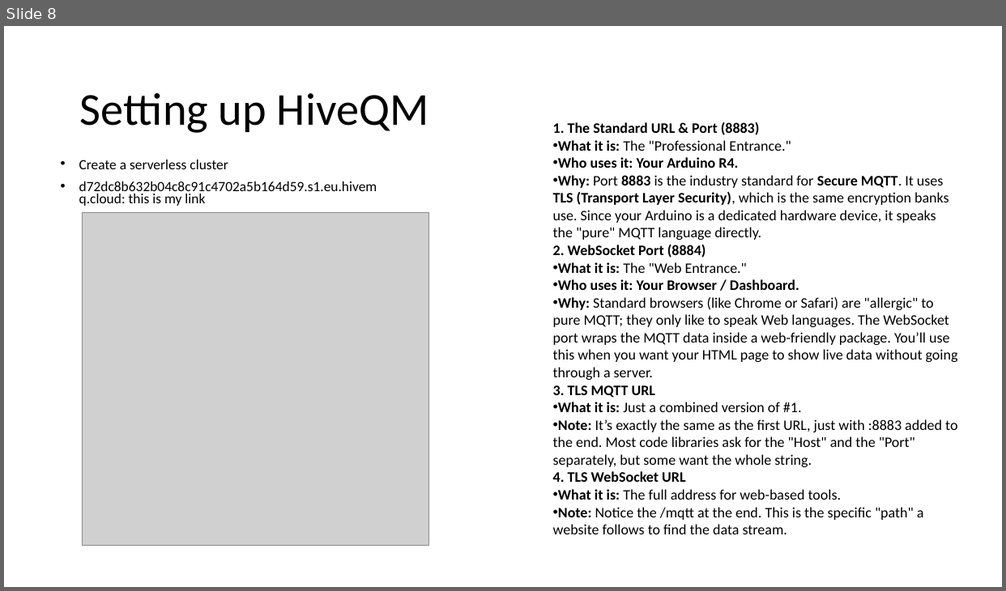
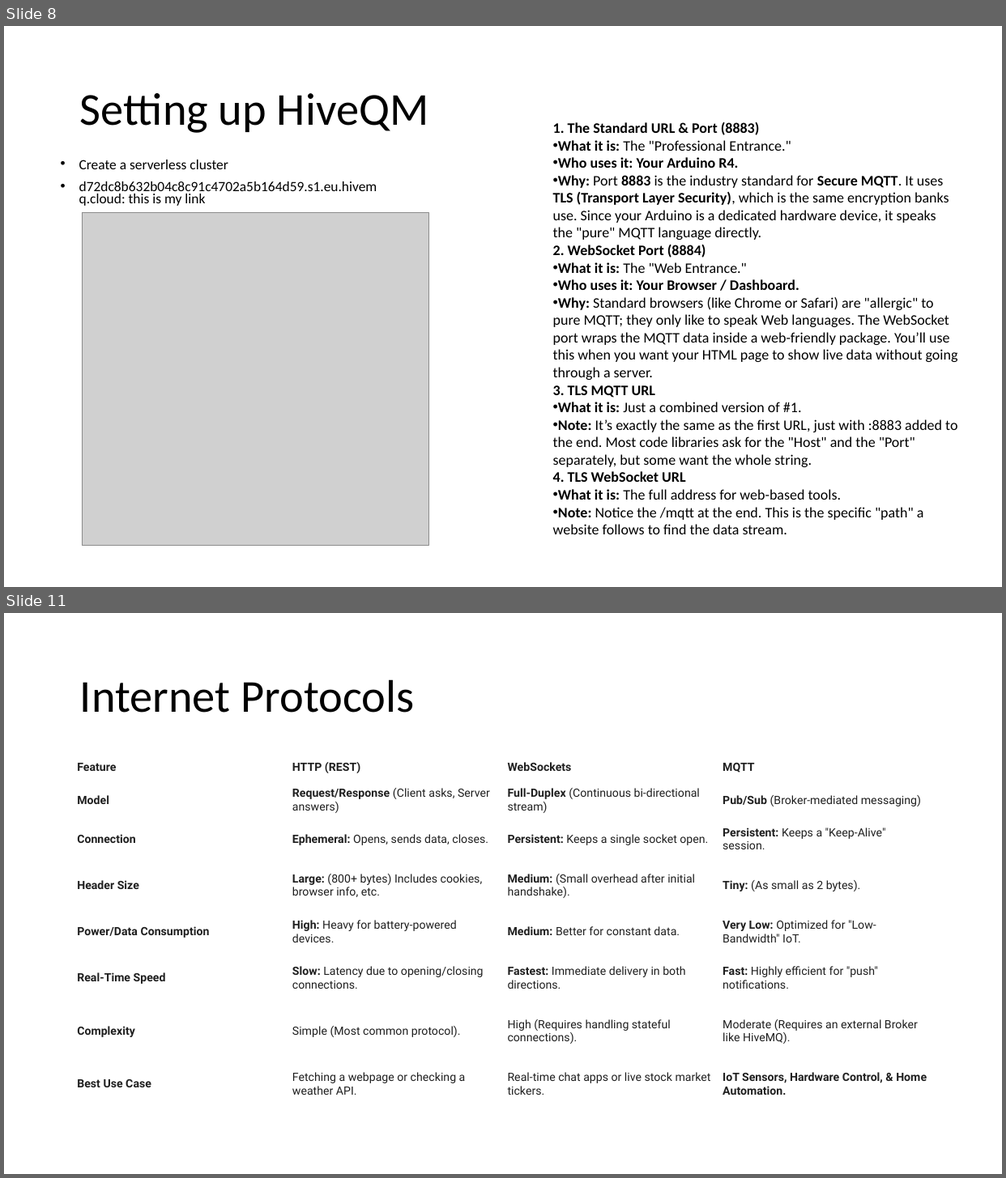
Before and after one commit to ASaab1982/000_HeaterProject, a slide deck: 008_HiveMQCloud/Principe.pptx. Shown one above the other, each under a label of ours: slide 8 before the commit, slides 8 and 11 after it; the slides between them are not shown. The pictures are 1006x591 and 1006x1178 pixels, drawn with LibreOffice and Linux fonts; fonts in the diff are those of the drawing; grey boxes stand for pictures. Boxes give left, top, right and bottom in pixels: in the first picture for what was removed or moved away, otherwise in the second. Text is boxed around its words. In the diff, an @@ line names an element or a change of style, - is before the commit and + after.

```diff
--- a/008_HiveMQCloud/Principe.pptx
+++ b/008_HiveMQCloud/Principe.pptx
@@ slide 11 added at [4,613,1002,1174], background #FFFFFF @@
@@ title added at [80,679,414,713], 44 pt, text #000000 @@
+Internet Protocols
@@ table added at [73,755,936,1111], 8 rows, 4 columns @@
+Feature | HTTP (REST) | WebSockets | MQTT
+Model | Request/Response (Client asks, Server answers) | Full-Duplex (Continuous bi-directional stream) | Pub/Sub (Broker-mediated messaging)
+Connection | Ephemeral: Opens, sends data, closes. | Persistent: Keeps a single socket open. | Persistent: Keeps a "Keep-Alive" session.
+Header Size | Large: (800+ bytes) Includes cookies, browser info, etc. | Medium: (Small overhead after initial handshake). | Tiny: (As small as 2 bytes).
+Power/Data Consumption | High: Heavy for battery-powered devices. | Medium: Better for constant data. | Very Low: Optimized for "Low-Bandwidth" IoT.
+Real-Time Speed | Slow: Latency due to opening/closing connections. | Fastest: Immediate delivery in both directions. | Fast: Highly efficient for "push" notifications.
+Complexity | Simple (Most common protocol). | High (Requires handling stateful connections). | Moderate (Requires an external Broker like HiveMQ).
+Best Use Case | Fetching a webpage or checking a weather API. | Real-time chat apps or live stock market tickers. | IoT Sensors, Hardware Control, & Home Automation.
```
Also in this commit, not shown: 3 other slides added, 6 other files.
